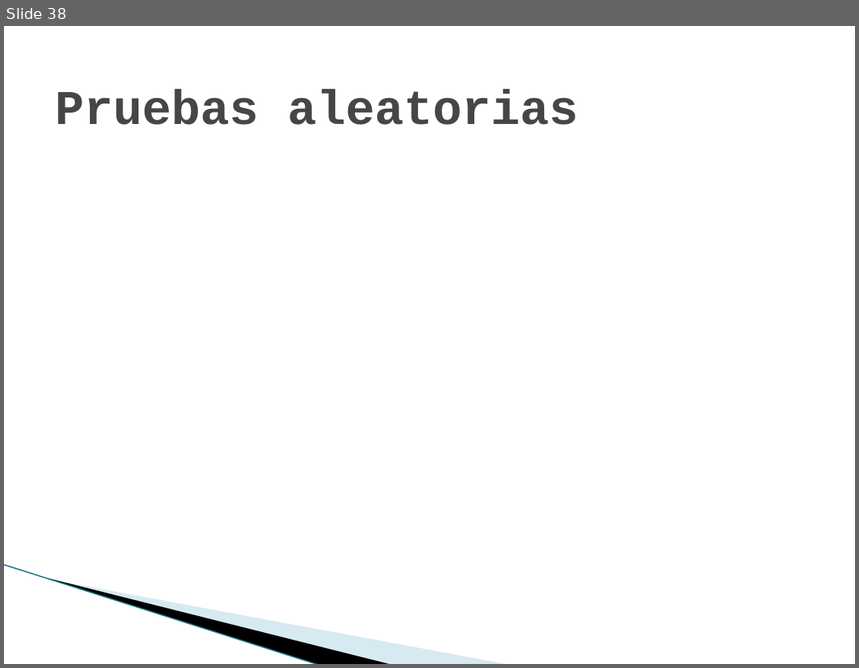
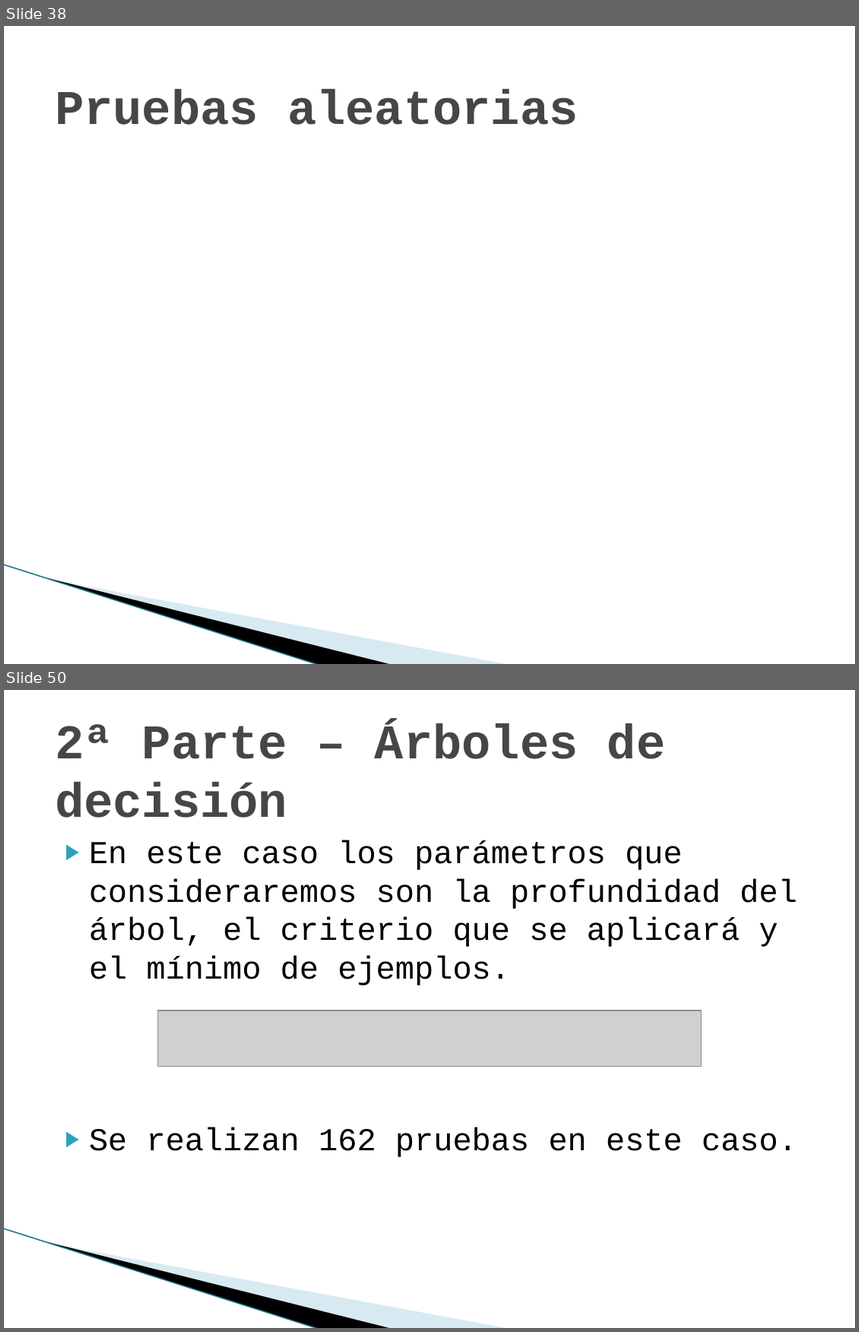
Before and after one commit to joapingut/aia-1718-t3, a slide deck: presentacion3.pptx. Shown one above the other, each under a label of ours: slide 38 before the commit, slides 38 and 50 after it; the slides between them are not shown. The pictures are 859x668 and 859x1332 pixels, drawn with LibreOffice and Linux fonts; fonts in the diff are those of the drawing; grey boxes stand for pictures; background and template pictures are left out. Boxes give left, top, right and bottom in pixels: in the first picture for what was removed or moved away, otherwise in the second. Text is boxed around its words. In the diff, an @@ line names an element or a change of style, - is before the commit and + after.

```diff
--- a/presentacion3.pptx
+++ b/presentacion3.pptx
@@ slide 50 added at <box>4,690,855,1328</box>, background #FFFFFF; not listed: 3 template elements that a slide beside it also shows @@
@@ title added at <box>55,724,666,818</box>, 41 pt, text #464646, bold @@
+2ª Parte – Árboles de decisión
@@ text added at <box>89,840,797,1157</box>, 27 pt, text #000000 @@
+▶ En este caso los parámetros que consideraremos son la profundidad del árbol, el criterio que se aplicará y el mínimo de ejemplos.
+▶ Se realizan 162 pruebas en este caso.
@@ picture added at <box>158,1011,701,1066</box> @@
```
Also in this commit, not shown: 1 slide changed, 13 other slides added.
